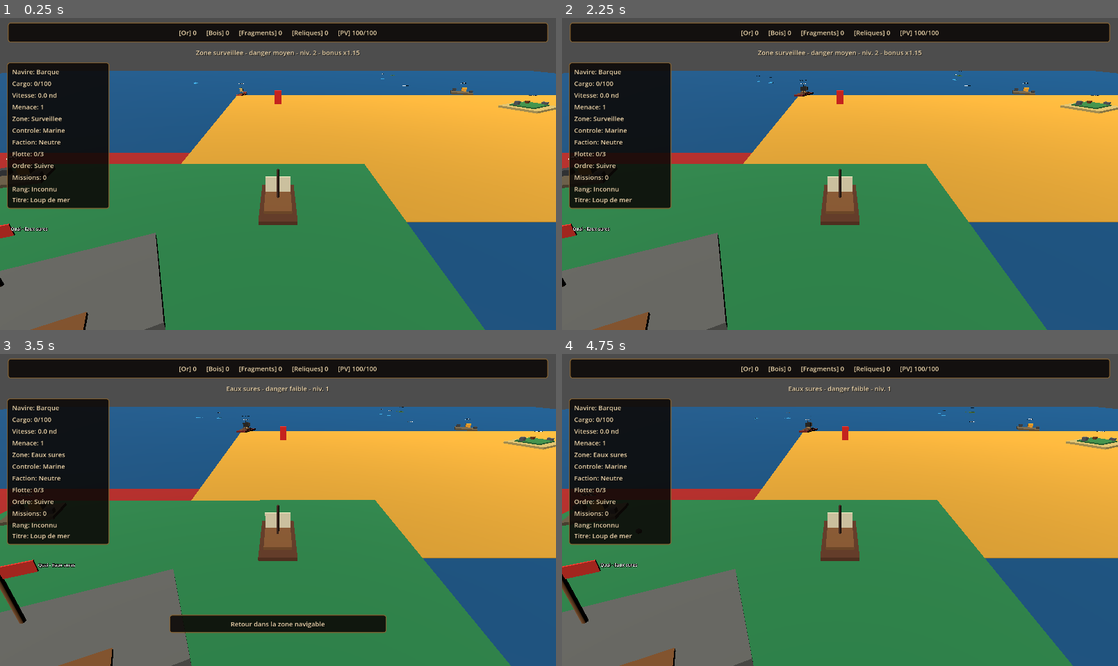
Above: before the commit, frames 1-4 (two rows, left to right).
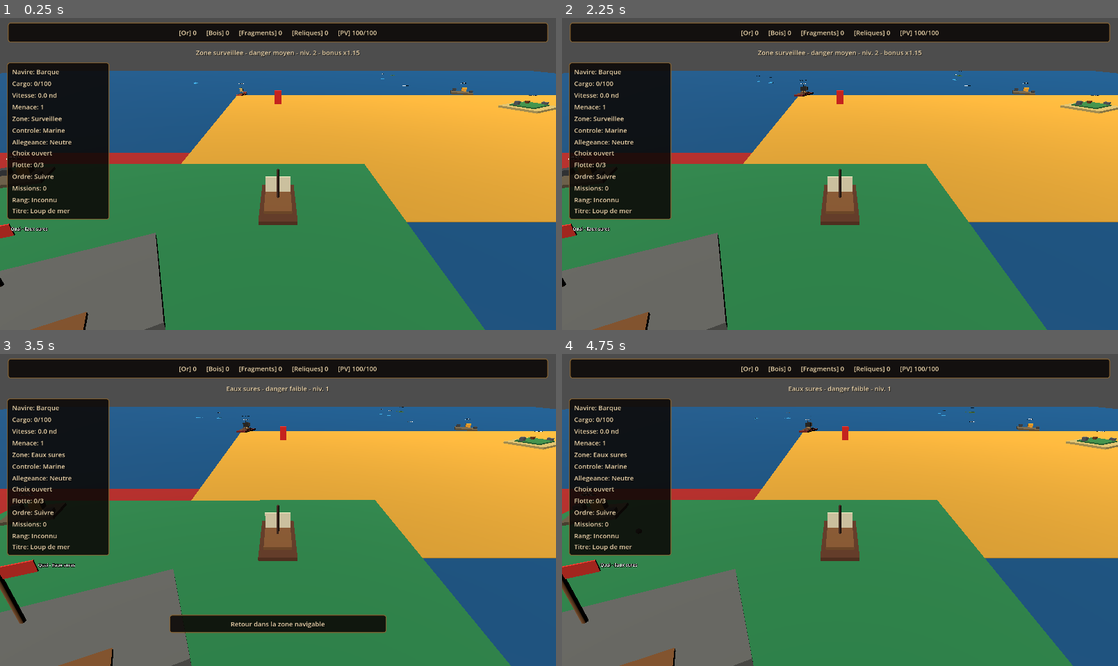
Above: after the commit, the same moments.

Repository: blou132/jeux-pirate
Game: Godot game, scene res://scenes/world/World.tscn
The game is run twice, just before and just after one commit, with the same random seed, the same clock (stepped at 60 frames per second) and the same inputs.
Inputs (mouse positions are in pixels of both pictures, inside the frame that each line leads up to):
- Up to frame 1 (0.25 s): no input
- Up to frame 2 (2.25 s): tap Enter at 0.5 s; move the mouse to (962, 158) at 0.52 s; hold D 0.53-1.25 s; tap R at 0.6 s; click (962, 158) at 0.67 s; drag from (728, 189) to (812, 236) at 1.27 s; tap Space at 2 s; move the mouse to (895, 105) at 2.02 s; hold D from 2.03 s (still down); hold Q from 2.03 s (still down)
- Up to frame 3 (3.5 s): release D at 2.75 s; release Q at 2.75 s; drag from (250, 572) to (111, 463) at 2.77 s
- Up to frame 4 (4.75 s): move the mouse to (1006, 556) at 3.52 s; hold A 3.53-4.25 s; tap C at 3.6 s; tap Enter at 4.25 s; drag from (673, 463) to (756, 432) at 4.27 s

The runs differ from the first frame. In frame 1, 1.2% of the frame differs, in the area x 1-20%, y 38-65%; in frame 2, 1.2%; in frame 3, 1.2%; in frame 4, 1.2%.

Commit message:
feat: show faction lock status in HUD

Diff:
--- a/scenes/ui/HUD.tscn
+++ b/scenes/ui/HUD.tscn
@@ -93,7 +93,8 @@
 
 [node name="CompactPlayerFactionLabel" type="Label" parent="HUDRoot/CompactSailingPanel/CompactRow"]
 layout_mode = 2
-text = "Faction: Neutre"
+text = "Allegeance: Neutre
+Choix ouvert"
 clip_text = true
 
 [node name="CompactFleetLabel" type="Label" parent="HUDRoot/CompactSailingPanel/CompactRow"]
@@ -200,9 +201,10 @@
 autowrap_mode = 3
 
 [node name="PlayerFactionLabel" type="Label" parent="HUDRoot/LeftStatusPanel/LeftVBox"]
-custom_minimum_size = Vector2(0, 74)
-layout_mode = 2
-text = "Allegeance joueur : Neutre
+custom_minimum_size = Vector2(0, 96)
+layout_mode = 2
+text = "Voie du joueur : Neutre
+Statut : choix non effectue
 Bonus : aucun
 Controle local : Marine royale"
 autowrap_mode = 3
--- a/scripts/ui/HUD.gd
+++ b/scripts/ui/HUD.gd
@@ -503,16 +503,19 @@
 
 func _refresh_player_faction_from_game_state() -> void:
 	if _game_state == null:
-		compact_player_faction_label.text = "Faction: Neutre"
-		player_faction_label.text = "Allegeance joueur : Neutre\nBonus : aucun\nControle local : inconnu"
+		compact_player_faction_label.text = "Allegeance: Neutre\nChoix ouvert"
+		player_faction_label.text = "Voie du joueur : Neutre\nStatut : choix non effectue\nBonus : aucun\nControle local : inconnu"
 		return
 
 	var faction_name: String = "Neutre"
 	var bonus_summary: String = "Aucun bonus, aucune penalite."
+	var lock_status: String = "choix non effectue"
 	if _game_state.has_method("get_player_faction_name"):
 		faction_name = String(_game_state.call("get_player_faction_name"))
 	if _game_state.has_method("get_player_faction_bonus_summary"):
 		bonus_summary = String(_game_state.call("get_player_faction_bonus_summary"))
+	if _game_state.has_method("get_player_faction_lock_status"):
+		lock_status = String(_game_state.call("get_player_faction_lock_status"))
 
 	var local_control_name: String = "inconnu"
 	if _game_state.has_method("get_current_zone_control"):
@@ -521,9 +524,17 @@
 			var control: Dictionary = control_value
 			local_control_name = String(control.get("dominant_faction_name", "inconnu"))
 
-	compact_player_faction_label.text = "Faction: %s" % _get_compact_player_faction_label(faction_name)
-	player_faction_label.text = "Allegeance joueur : %s\nBonus : %s\nControle local : %s" % [
+	var compact_lock_status: String = "Choix ouvert"
+	if _game_state.has_method("is_player_faction_locked") and bool(_game_state.call("is_player_faction_locked")):
+		compact_lock_status = "Voie verrouillee"
+
+	compact_player_faction_label.text = "Allegeance: %s\n%s" % [
+		_get_compact_player_faction_label(faction_name),
+		compact_lock_status,
+	]
+	player_faction_label.text = "Voie du joueur : %s\nStatut : %s\nBonus : %s\nControle local : %s" % [
 		faction_name,
+		lock_status,
 		bonus_summary,
 		local_control_name,
 	]
